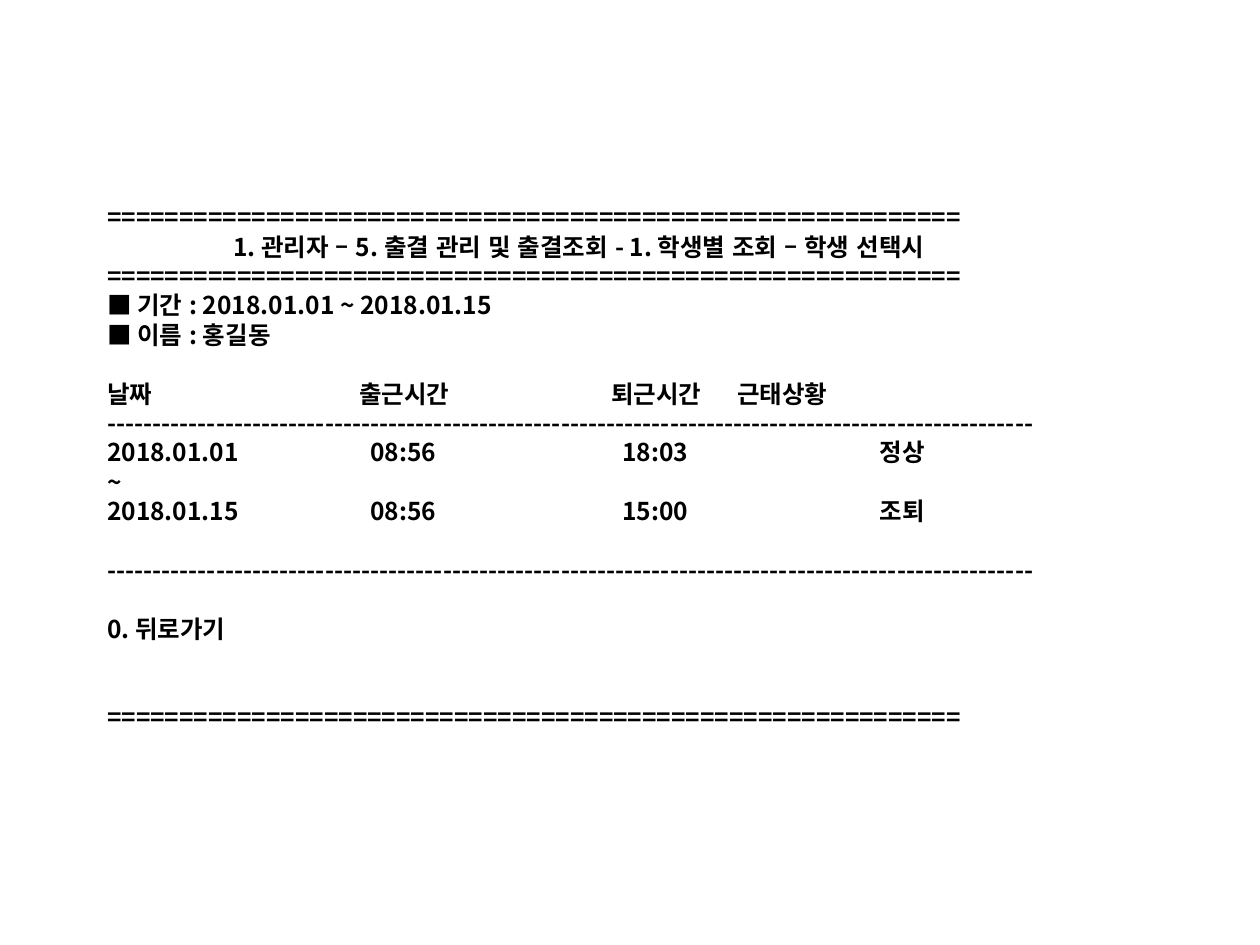
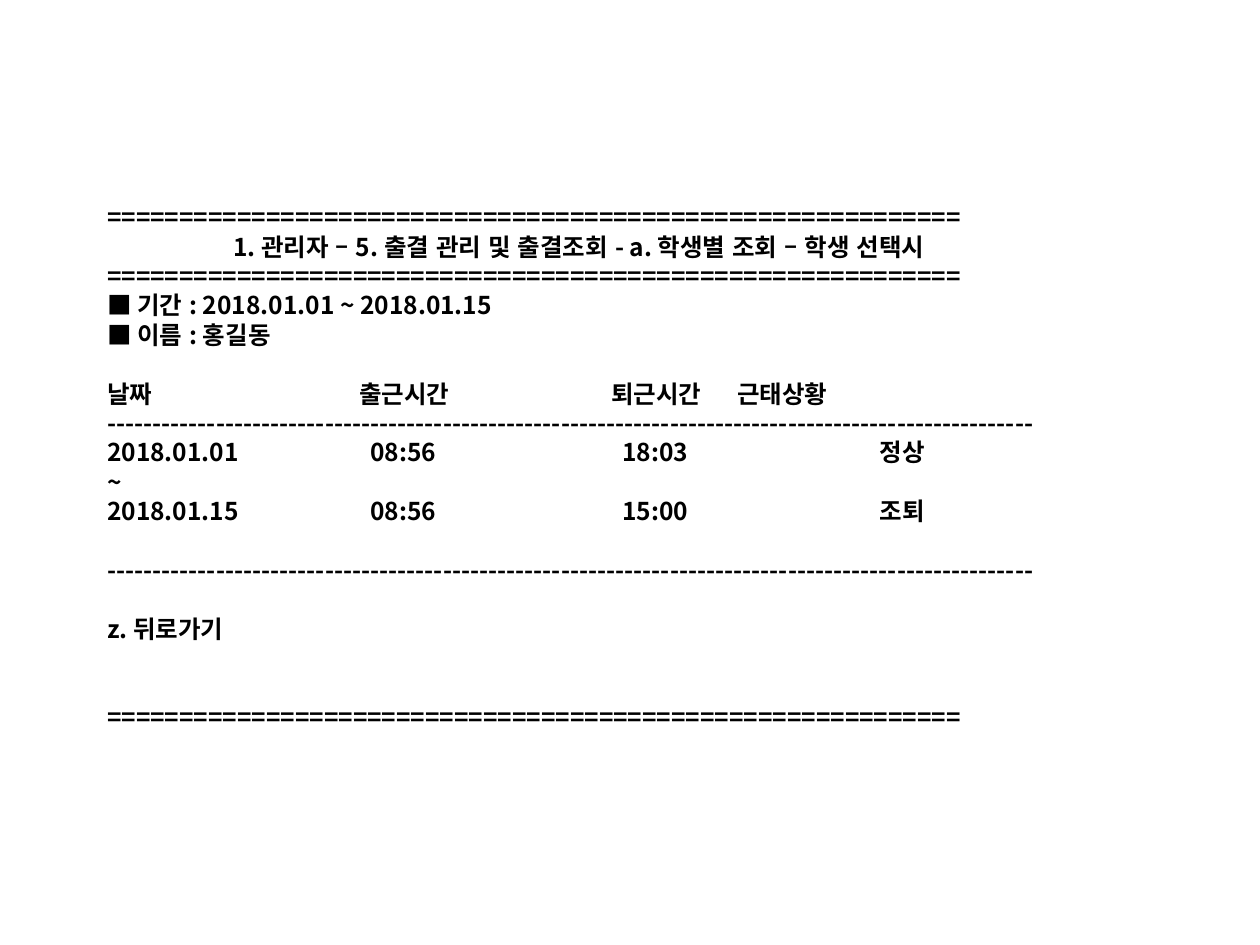
Before and after one commit to Yian-Kim/SEDU-Center, a slide deck: slide 45 of 03. 화면설계/01. 관리자/[디비2조]화면설계_관리자.pptx. Drawn at 1260x945 pixels with LibreOffice and Linux fonts; fonts in the diff are those of the drawing. Boxes give left, top, right and bottom in pixels: in the first picture for what was removed or moved away, otherwise in the second. Text is boxed around its words. In the diff, an @@ line names an element or a change of style, - is before the commit and + after.

Commit message:
Modify File [[디비2조]화면설계_관리자.pptx]
1. POWER POINT 파일 수정

- [디비2조]화면설계_관리자.pptx 파일 수정
  (03. 화면설계\01. 관리자\[디비2조]화면설계_관리자.pptx)
- 관리자 메뉴 5번 출결 관리 및 출결조회 수정

```diff
--- a/03. 화면설계/01. 관리자/[디비2조]화면설계_관리자.pptx
+++ b/03. 화면설계/01. 관리자/[디비2조]화면설계_관리자.pptx
@@ title at [107, 235, 925, 640]: text changed @@
-===========================================================
-1. 관리자 – 5. 출결 관리 및 출결조회 - 1. 학생별 조회 – 학생 선택시
-===========================================================
-■ 기간 : 2018.01.01 ~ 2018.01.15
-■ 이름 : 홍길동
-날짜 출근시간 퇴근시간 근태상황
-------------------------------------------------------------------------------------------------------
-2018.01.01 08:56 18:03 정상
-~
-2018.01.15 08:56 15:00 조퇴
-------------------------------------------------------------------------------------------------------
-0. 뒤로가기
-===========================================================
+===========================================================
+1. 관리자 – 5. 출결 관리 및 출결조회 - a. 학생별 조회 – 학생 선택시
+===========================================================
+■ 기간 : 2018.01.01 ~ 2018.01.15
+■ 이름 : 홍길동
+날짜 출근시간 퇴근시간 근태상황
+------------------------------------------------------------------------------------------------------
+2018.01.01 08:56 18:03 정상
+~
+2018.01.15 08:56 15:00 조퇴
+------------------------------------------------------------------------------------------------------
+z. 뒤로가기
+===========================================================
```
Also in this commit, not shown: 3 other slides changed.
